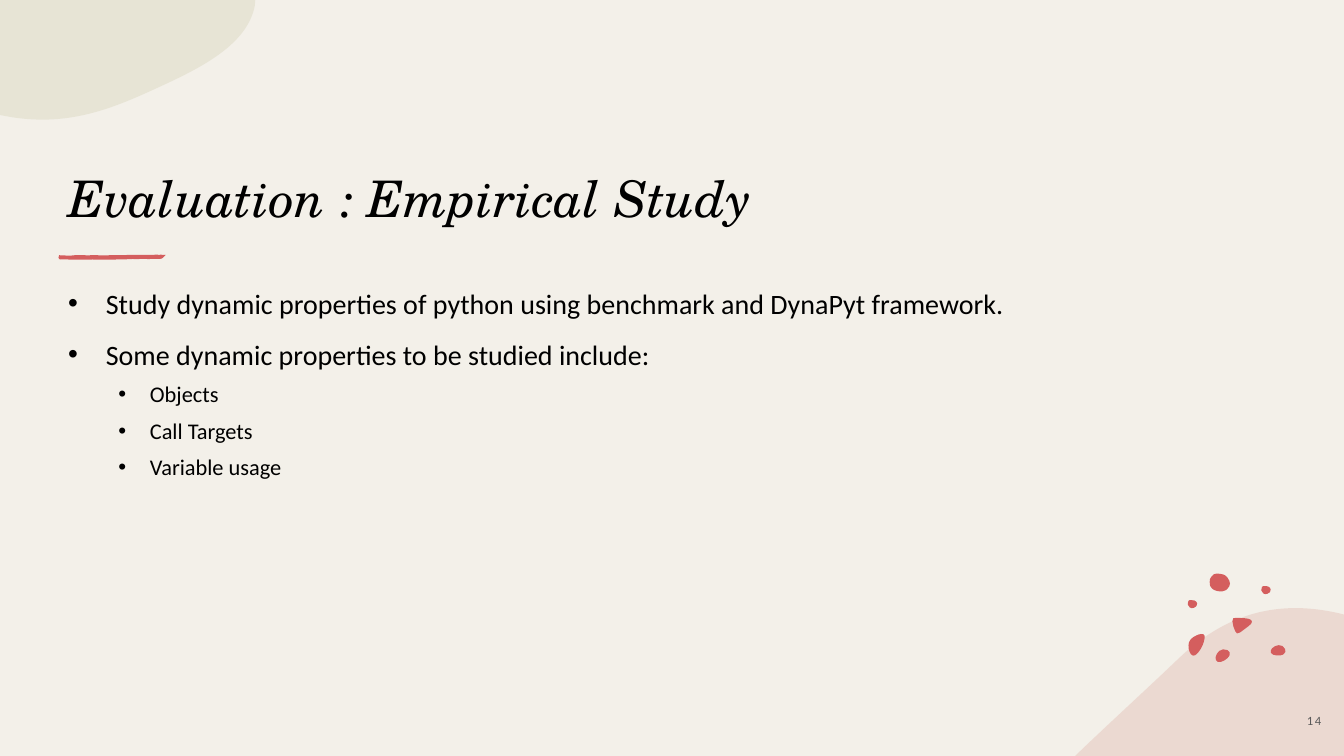
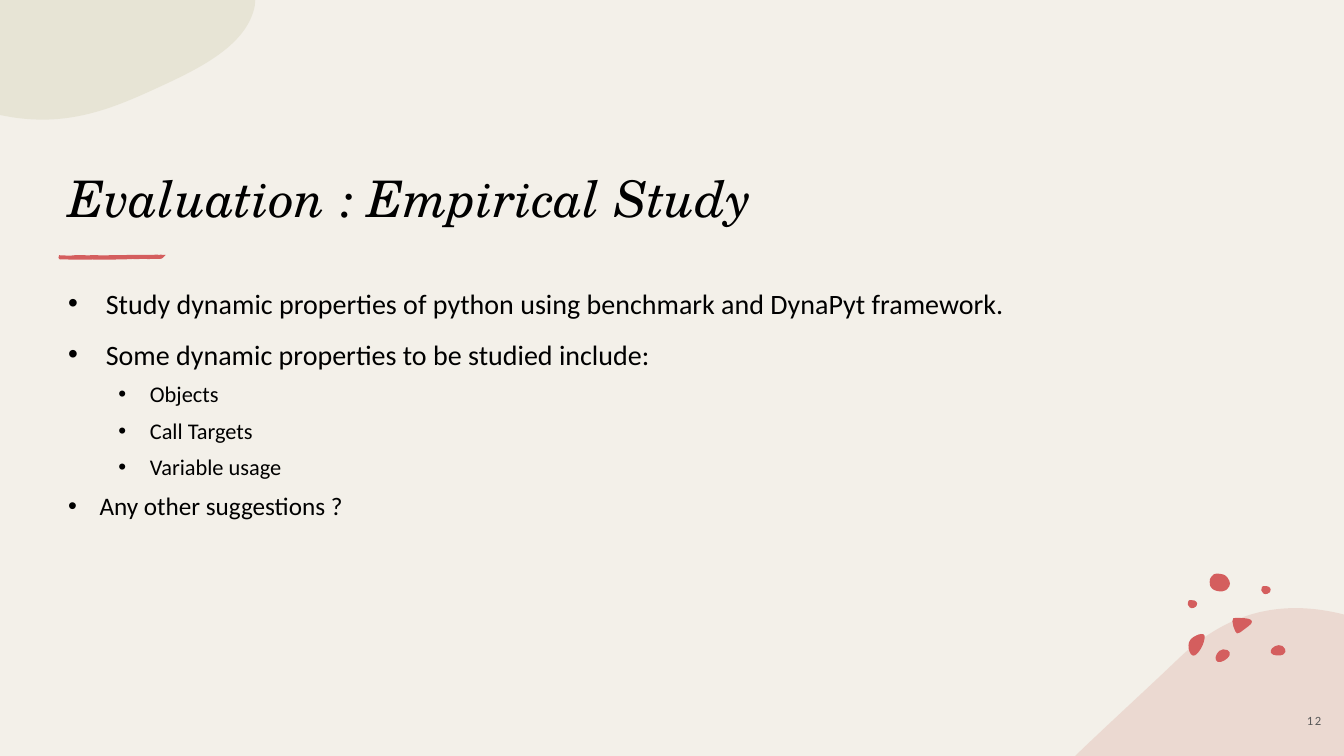
Before and after one commit to piyush-bajaj/DynamicPythonBenchmark, a slide deck: slide 12 of Kick-Off Presentation.pptx (slide 14 before the commit). Drawn at 1344x756 pixels with LibreOffice and Linux fonts; fonts in the diff are those of the drawing. Boxes give left, top, right and bottom in pixels: in the first picture for what was removed or moved away, otherwise in the second. Text is boxed around its words. In the diff, an @@ line names an element or a change of style, - is before the commit and + after.

```diff
--- a/Kick-Off Presentation.pptx
+++ b/Kick-Off Presentation.pptx
@@ text at (x1=100, y1=497, x2=325, y2=520): paragraph added @@
+  • Any other suggestions ?
@@ page number at (x1=1307, y1=717, x2=1321, y2=725): text changed @@
-14
+12
```
Also in this commit, not shown: 6 other slides changed, 2 slides removed.
